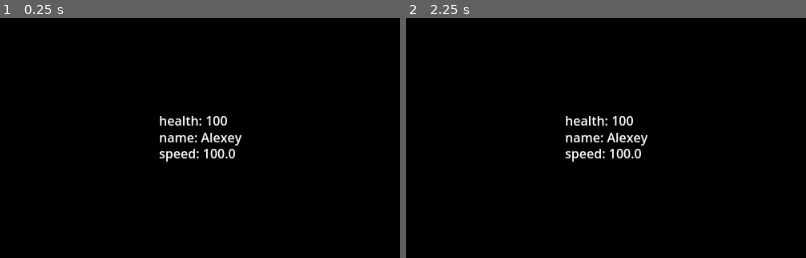
Above: before the commit, frames 1-2 (left to right).
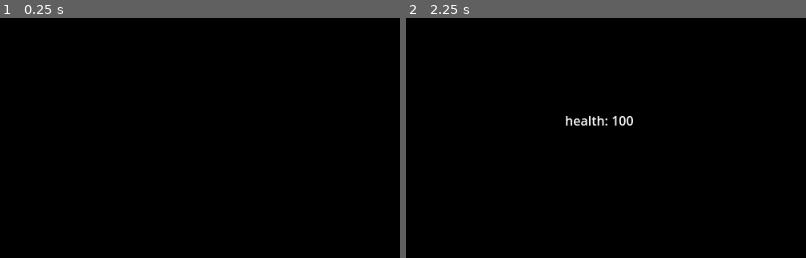
Above: after the commit, the same moments.

Repository: xxxxx-community/TheAihopGG-godot-wild-jam-80
Game: Godot game, scene res://scenes/objects/world/world.tscn
The game is run twice, just before and just after one commit, with the same random seed, the same clock (stepped at 60 frames per second) and the same inputs.
Inputs:
- Up to frame 1 (0.25 s): no input
- Up to frame 2 (2.25 s): tap Enter at 0.5, 2 s; hold Right (ui_right) 0.53-1.28 s; tap Home (ui_home) at 0.6, 1.35, 2.1 s; tap Space at 1.25 s; hold Down (ui_down) 1.28-2.03 s; hold Right (ui_right) from 2.03 s (still down)
The pictures show only the part of the screen within x 28-78%, y 17-67%; the shares and areas given below are measured in that part.

The runs differ from the first frame. In frame 1, 1.3% of the frame differs, in the area x 39-61%, y 40-60%; in frame 2, 0.9%.

Commit message:
fix: labels

Diff:
--- a/scenes/characters/character/character.gd
+++ b/scenes/characters/character/character.gd
@@ -1,5 +1,12 @@
 extends CharacterBody2D
 class_name Character
+
+@onready var health_component: HealthComponent = get_node("%HealthComponent")
+@onready var animation_player: AnimationPlayer = get_node("%AnimationPlayer")
+@onready var animated_sprite_2d: AnimatedSprite2D = get_node("%AnimatedSprite2D")
+@onready var health_label: Label = get_node("%HealthLabel")
+@onready var speed_label: Label = get_node("%SpeedLabel")
+@onready var name_label: Label = get_node("%NameLabel")
 
 @export var character_name: String
 @export_category("Movement")
@@ -14,16 +21,24 @@
 @export var health_replenish_is_enabled: bool = true
 @export var invulnerability_is_enabled: bool = false # note: don t use invulnerability_is_enabled, use health_component.invulnerability_is_enabled
 @export_category("Labels")
-@export var show_health_label: bool = false
-@export var show_name_label: bool = true
-@export var show_speed_label: bool = true
-
-@onready var health_component: HealthComponent = get_node("%HealthComponent")
-@onready var animation_player: AnimationPlayer = get_node("%AnimationPlayer")
-@onready var animated_sprite_2d: AnimatedSprite2D = get_node("%AnimatedSprite2D")
-@onready var health_label: Label = get_node("%HealthLabel")
-@onready var speed_label: Label = get_node("%SpeedLabel")
-@onready var name_label: Label = get_node("%NameLabel")
+@export var show_health_label: bool = false:
+	set(value):
+		print(value)
+		show_health_label = value
+		if health_label:
+			health_label.visible = value
+@export var show_name_label: bool = false:
+	set(value):
+		print(value)
+		show_name_label = value
+		if name_label:
+			name_label.visible = value
+@export var show_speed_label: bool = false:
+	set(value):
+		print(value)
+		show_speed_label = value
+		if speed_label:
+			speed_label.visible = value
 
 var move_direction: Vector2 = default_move_direction
 
@@ -33,6 +48,9 @@
 	health_component.invulnerability_time = invulnerability_time
 	health_component.health_replenish_is_enabled = health_replenish_is_enabled
 	health_component.invulnerability_is_enabled = invulnerability_is_enabled
+	health_label.visible = show_health_label
+	name_label.visible = show_name_label
+	speed_label.visible = show_speed_label
 
 func _process(_delta):
 	if movement_is_enabled:
@@ -42,8 +60,5 @@
 
 func show_labels():
 	health_label.text = "health: " + str(health_component.health)
-	health_label.visible = show_health_label
 	speed_label.text = "speed: " + str(speed)
-	speed_label.visible = show_speed_label
 	name_label.text = "name: " + str(character_name)
-	name_label.visible = show_name_label
--- a/scenes/characters/character/character.tscn
+++ b/scenes/characters/character/character.tscn
@@ -27,17 +27,20 @@
 
 [node name="HealthLabel" type="Label" parent="Labels"]
 unique_name_in_owner = true
+visible = false
 offset_top = -57.0
 offset_right = 40.0
 offset_bottom = -34.0
 
 [node name="SpeedLabel" type="Label" parent="Labels"]
 unique_name_in_owner = true
+visible = false
 offset_top = -23.0
 offset_right = 40.0
 
 [node name="NameLabel" type="Label" parent="Labels"]
 unique_name_in_owner = true
+visible = false
 offset_top = -45.0
 offset_right = 40.0
 offset_bottom = -22.0
--- a/scenes/characters/player/player.gd
+++ b/scenes/characters/player/player.gd
@@ -3,13 +3,20 @@
 
 func _ready():
 	GlobalVars.player = self
-	# TODO: fix
 	health_component.health = health
 	health_component.max_health = max_health
 	health_component.invulnerability_time = invulnerability_time
 	health_component.health_replenish_is_enabled = health_replenish_is_enabled
 	health_component.invulnerability_is_enabled = invulnerability_is_enabled
+	health_label.visible = show_health_label
+	name_label.visible = show_name_label
+	speed_label.visible = show_speed_label
 
 func _process(delta: float) -> void:
 	move_direction = Input.get_vector("ui_left", "ui_right", "ui_up", "ui_down")
+	if Input.is_action_just_pressed("ui_home"):
+		if show_health_label:
+			show_health_label = false
+		else:
+			show_health_label = true
 	super._process(delta)
--- a/scenes/characters/player/player.tscn
+++ b/scenes/characters/player/player.tscn
@@ -9,7 +9,6 @@
 script = ExtResource("2_t61fv")
 character_name = "Alexey"
 speed = 100.0
-show_health_label = true
 health = 100
 max_health = 100
 invulnerability_time = 1.0
@@ -26,18 +25,15 @@
 offset_top = -81.0
 offset_right = 20.0
 offset_bottom = -58.0
-text = "1"
 
 [node name="SpeedLabel" parent="Labels" index="1"]
 offset_left = -20.0
 offset_top = -40.0
 offset_right = 20.0
 offset_bottom = -17.0
-text = "1"
 
 [node name="NameLabel" parent="Labels" index="2"]
 offset_left = -20.0
 offset_top = -60.0
 offset_right = 20.0
 offset_bottom = -37.0
-text = "1"
